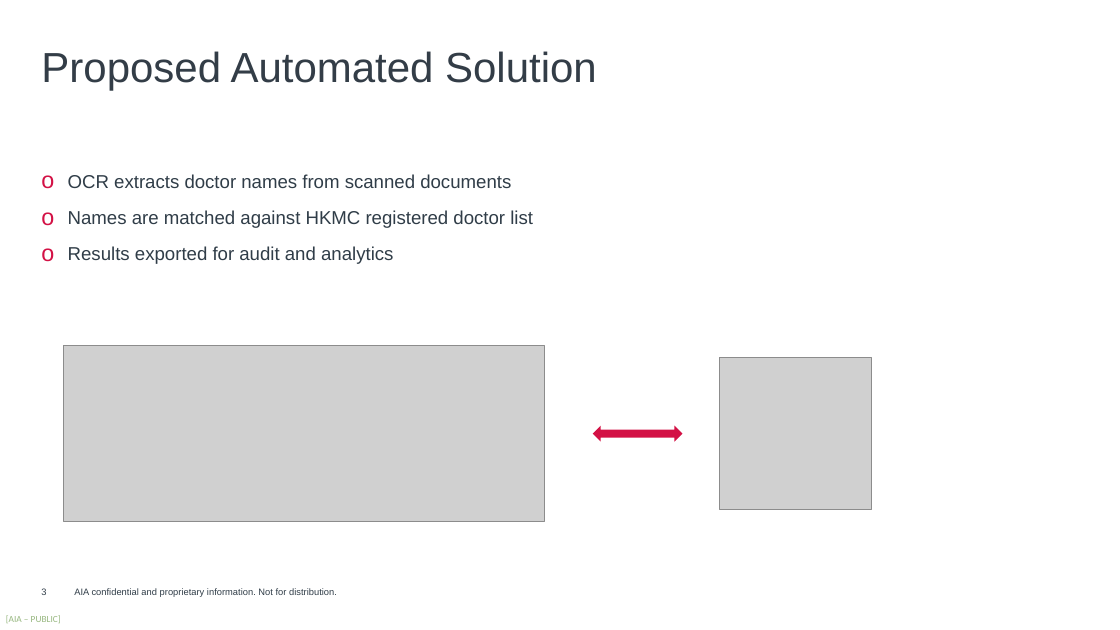
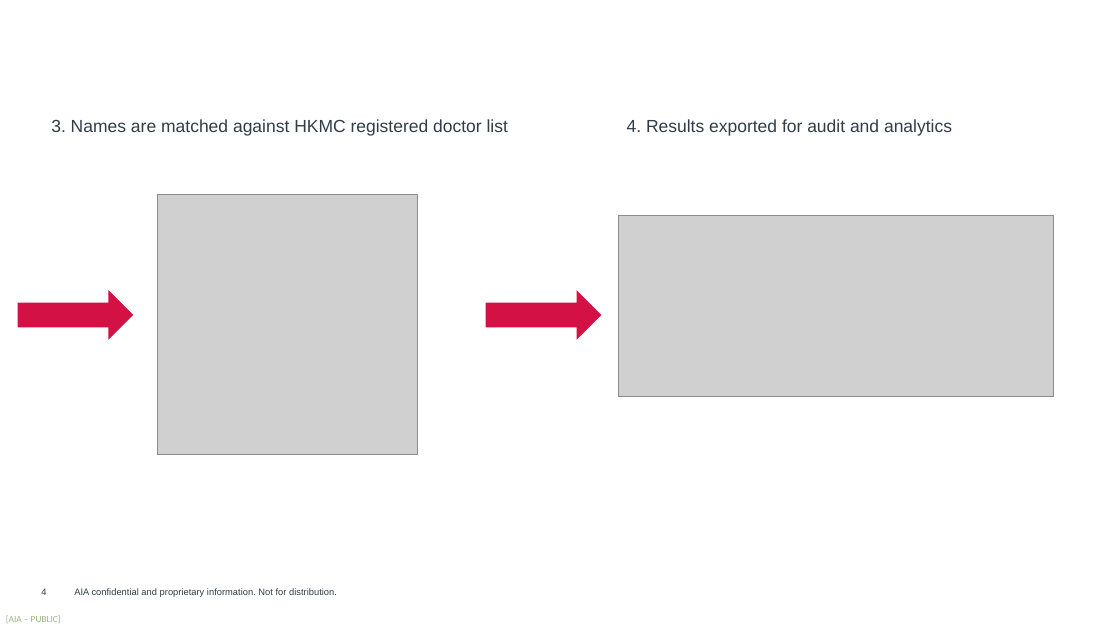
Before and after one commit to harrysokool/AIA-work, a slide deck: slide 4 of powerpoint/automate_doctor_checking-draft.pptx (slide 3 before the commit). Drawn at 1120x630 pixels with LibreOffice and Linux fonts; fonts in the diff are those of the drawing; grey boxes stand for pictures; background and template pictures are left out. Boxes give left, top, right and bottom in pixels: in the first picture for what was removed or moved away, otherwise in the second. Text is boxed around its words. In the diff, an @@ line names an element or a change of style, - is before the commit and + after.

```diff
--- a/powerpoint/automate_doctor_checking-draft.pptx
+++ b/powerpoint/automate_doctor_checking-draft.pptx
@@ text removed at (41, 51, 597, 91) @@
-Proposed Automated Solution
@@ text added at (51, 119, 508, 136), 15 pt, text #303D48 @@
+3. Names are matched against HKMC registered doctor list
@@ text added at (627, 119, 952, 136), 15 pt, text #303D48 @@
+4. Results exported for audit and analytics
@@ text removed at (68, 174, 533, 264) @@
-o OCR extracts doctor names from scanned documents
-o Names are matched against HKMC registered doctor list
-o Results exported for audit and analytics
@@ picture added at (157, 195, 418, 455) @@
@@ picture added at (618, 216, 1054, 397) @@
@@ right arrow added at (18, 290, 134, 339), fill #D31145 @@
@@ right arrow added at (486, 290, 602, 339), fill #D31145 @@
@@ picture removed at (63, 345, 544, 521) @@
@@ picture removed at (719, 357, 871, 509) @@
@@ left right arrow removed at (593, 426, 683, 442) @@
@@ page number at (41, 589, 46, 595): text changed @@
-3
+4
```
Also in this commit, not shown: 2 other slides changed, 1 slide added, 1 other file.
